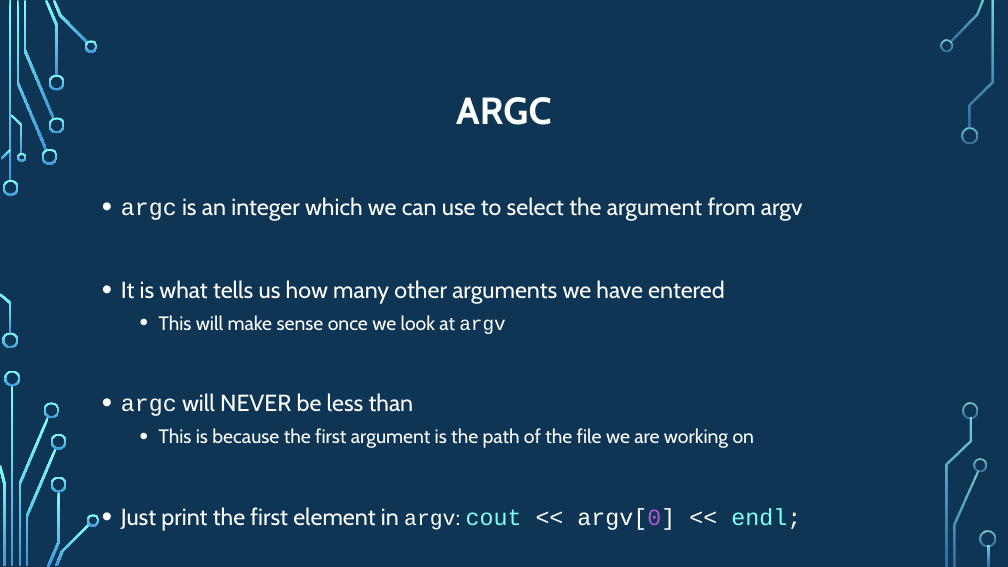
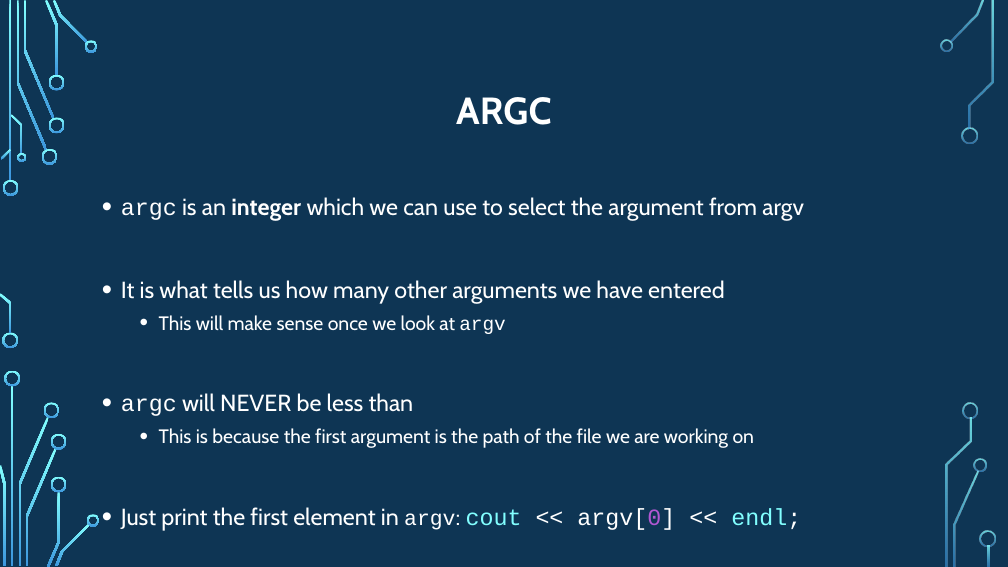
Before and after one commit to psypdt/ZIS_C-_Summer_Course_2019, a slide deck: slide 13 of Day_4/Day_4.pptx. Drawn at 1008x567 pixels with LibreOffice and Linux fonts; fonts in the diff are those of the drawing; background and template pictures are left out. Boxes give left, top, right and bottom in pixels: in the first picture for what was removed or moved away, otherwise in the second. Text is boxed around its words. In the diff, an @@ line names an element or a change of style, - is before the commit and + after.

```diff
--- a/Day_4/Day_4.pptx
+++ b/Day_4/Day_4.pptx
@@ text at [121,197,804,221]: bold on in "integer" @@
```
Also in this commit, not shown: 14 other slides changed, 2 slides added.
